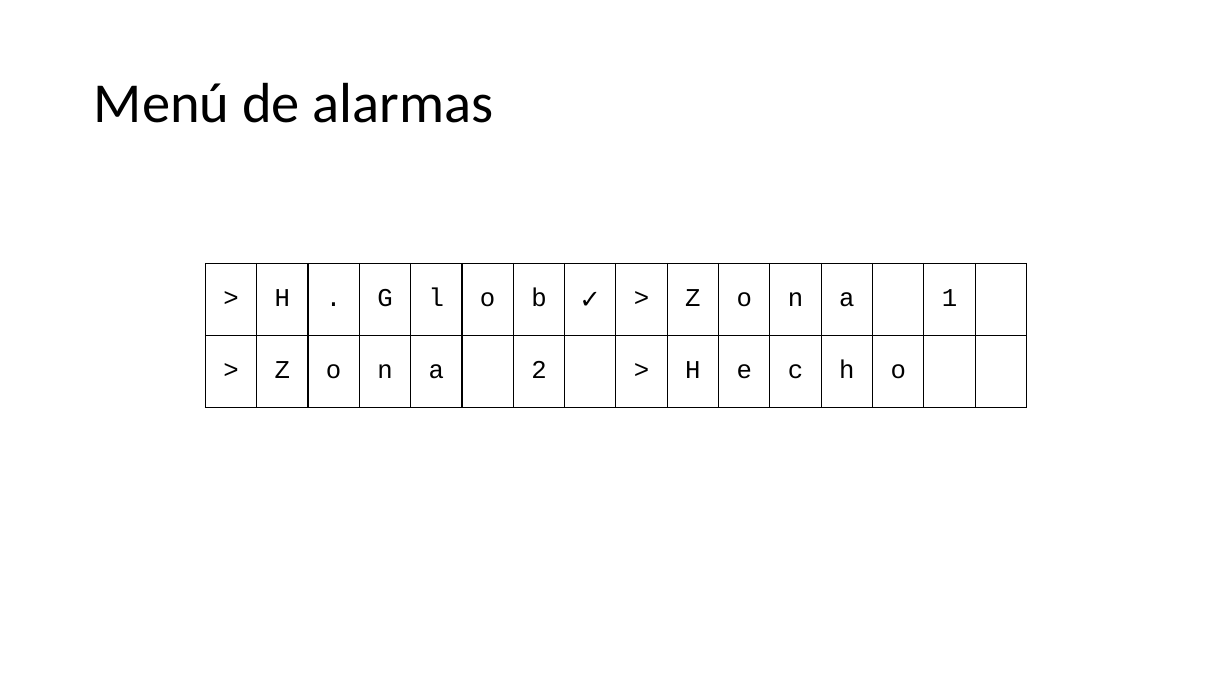
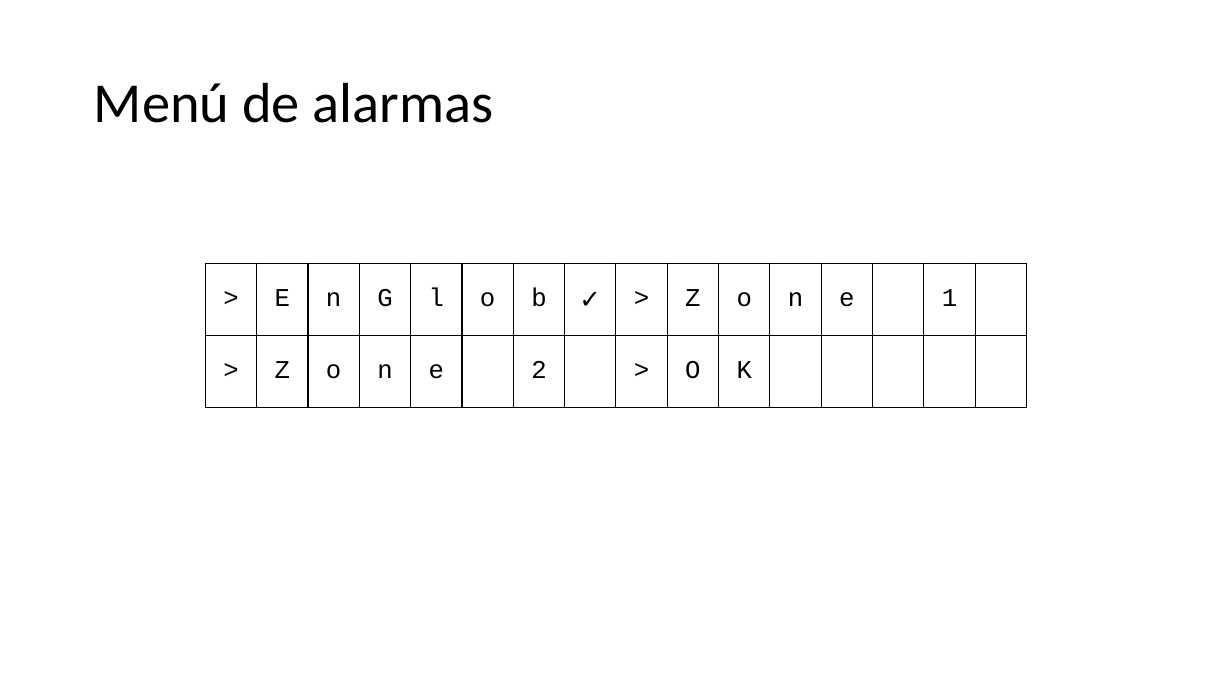
Before and after one commit to JaviHorta/firmware, a slide deck: slide 9 of menus sistema de alarma.pptx (slide 7 before the commit). Drawn at 1232x693 pixels with LibreOffice and Linux fonts; fonts in the diff are those of the drawing. Boxes give left, top, right and bottom in pixels: in the first picture for what was removed or moved away, otherwise in the second. Text is boxed around its words. In the diff, an @@ line names an element or a change of style, - is before the commit and + after.

```diff
--- a/menus sistema de alarma.pptx
+++ b/menus sistema de alarma.pptx
@@ table at [205, 263, 1033, 408] @@
-row 1: > | H | . | G | l | o | b | ✓ | > | Z | o | n | a |  | 1 | 
+row 1: > | E | n | G | l | o | b | ✓ | > | Z | o | n | e |  | 1 | 
-row 2: > | Z | o | n | a |  | 2 |  | > | H | e | c | h | o |  | 
+row 2: > | Z | o | n | e |  | 2 |  | > | O | K |  |  |  |  | 
```
Also in this commit, not shown: 7 other slides changed, 2 slides added, 1 other file.
